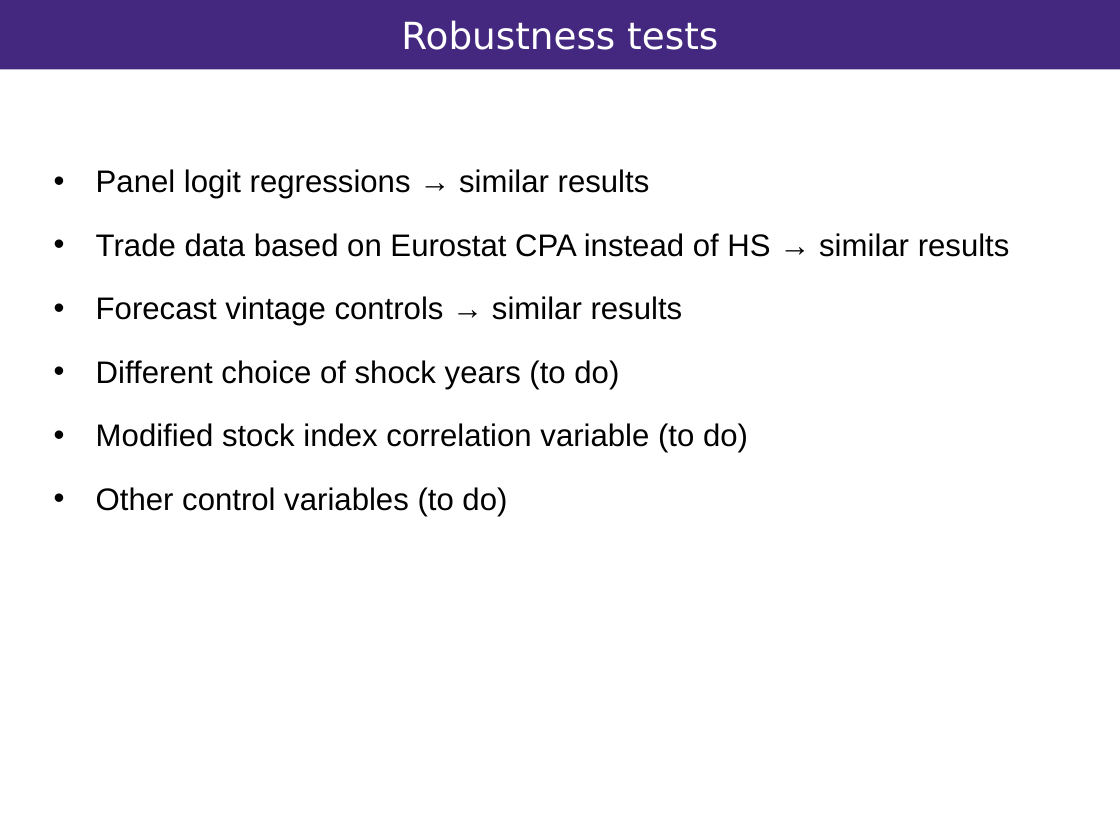
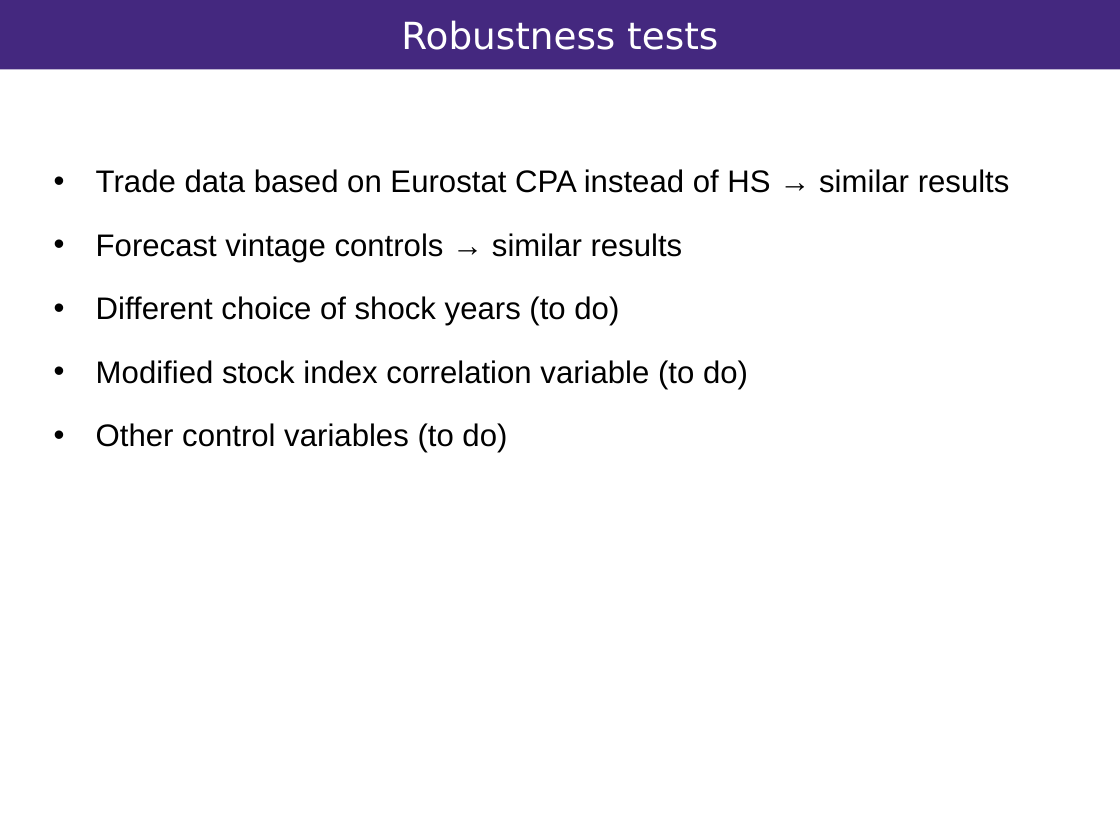
Before and after one commit to vandenEnd/scripts, a slide deck: slide 17 of Resilience.pptx (slide 15 before the commit). Drawn at 1120x840 pixels with LibreOffice and Linux fonts; fonts in the diff are those of the drawing; background and template pictures are left out. Boxes give left, top, right and bottom in pixels: in the first picture for what was removed or moved away, otherwise in the second. Text is boxed around its words. In the diff, an @@ line names an element or a change of style, - is before the commit and + after.

```diff
--- a/Resilience.pptx
+++ b/Resilience.pptx
@@ text at [96,169,650,199]: paragraph removed @@
-• Panel logit regressions → similar results
```
Also in this commit, not shown: 3 other slides changed, 2 slides added.
